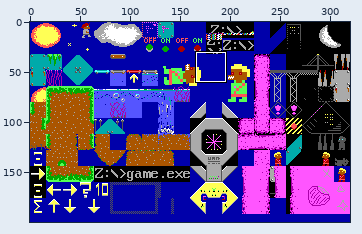
File history of a sprite sheet, images/tiles.png. The first picture is a wide view before the edit; the outline marks the close-up.
Close-up. First the earlier version:
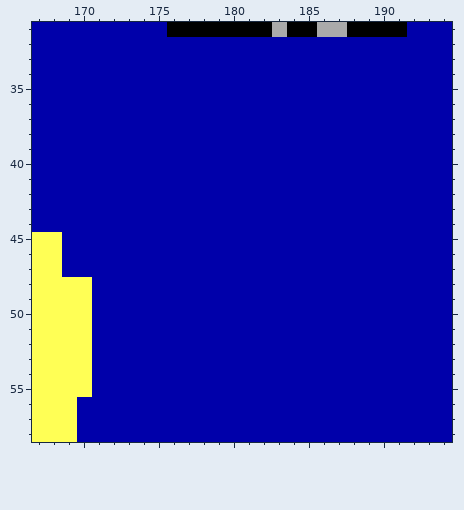
The file is 320x200 pixels. Shown: x 167..194, y 31..58.
Now the later version:
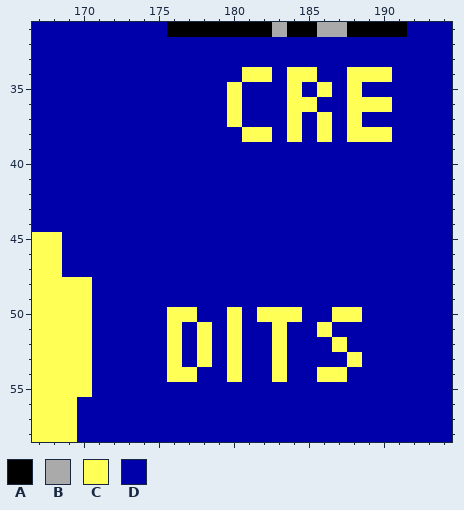
Palette (. is transparent): A #000000  B #aaaaaa  C #ffff55  D #0000aa
Edits made:
y 34: x 181..182 DD -> CC; x 184..185 DD -> CC; x 188..190 DDD -> CCC
y 35: x 180 D -> C; x 184 D -> C; x 186 D -> C; x 188 D -> C
y 36: x 180 D -> C; x 184..185 DD -> CC; x 188..190 DDD -> CCC
y 37: x 180 D -> C; x 184 D -> C; x 186 D -> C; x 188 D -> C
y 38: x 181..182 DD -> CC; x 184 D -> C; x 186 D -> C; x 188..190 DDD -> CCC
y 50: x 176..177 DD -> CC; x 180 D -> C; x 182..184 DDD -> CCC; x 187..188 DD -> CC
y 51: x 176 D -> C; x 178 D -> C; x 180 D -> C; x 183 D -> C; x 186 D -> C
y 52: x 176 D -> C; x 178 D -> C; x 180 D -> C; x 183 D -> C; x 187 D -> C
y 53: x 176 D -> C; x 178 D -> C; x 180 D -> C; x 183 D -> C; x 188 D -> C
y 54: x 176..177 DD -> CC; x 180 D -> C; x 183 D -> C; x 186..187 DD -> CC
